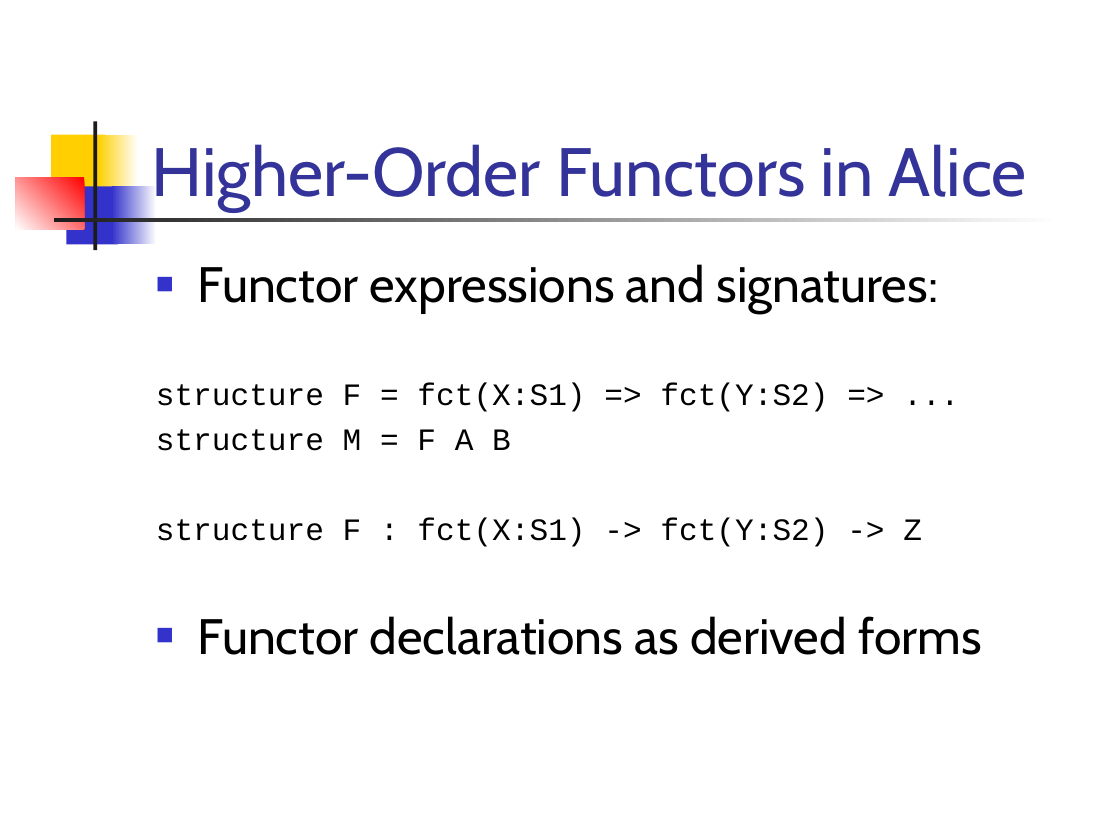
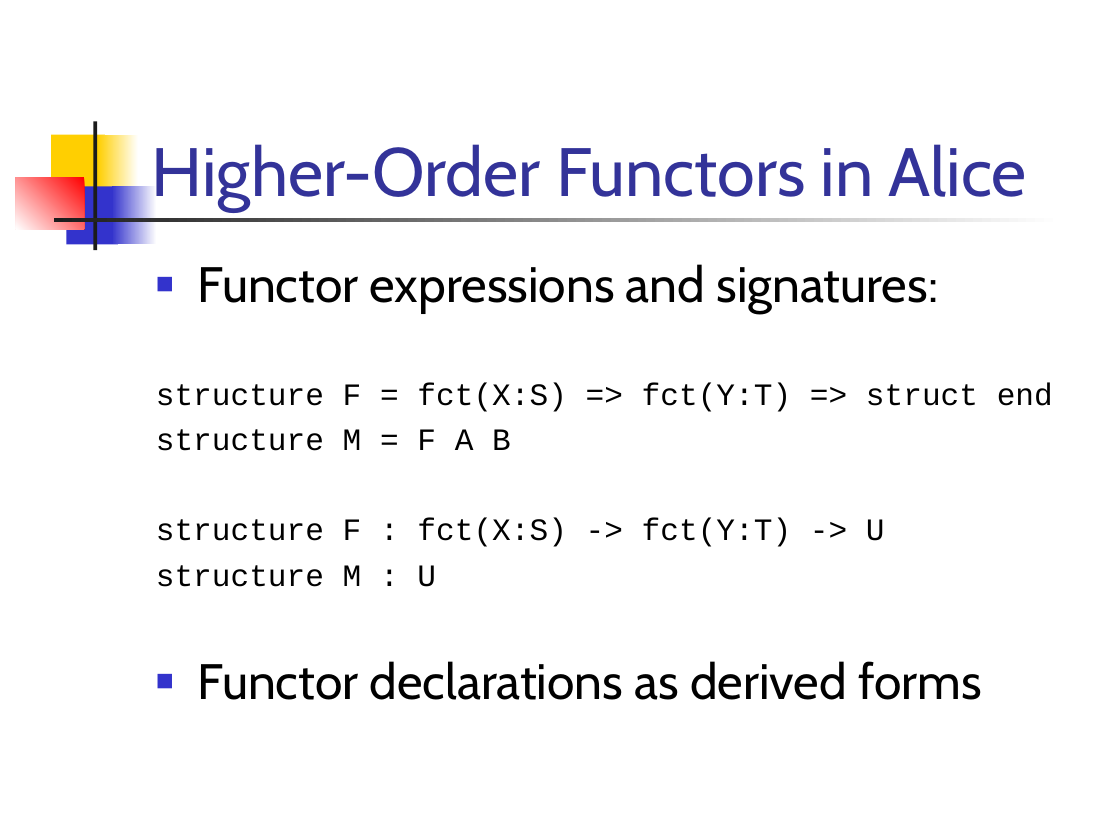
Before and after one commit to doublec/aliceml-abandoned, a slide deck: slide 9 of doc/presentations/TypesInAlice.ppt (slide 12 before the commit). Drawn at 1120x840 pixels with LibreOffice and Linux fonts; fonts in the diff are those of the drawing. Boxes give left, top, right and bottom in pixels: in the first picture for what was removed or moved away, otherwise in the second. Text is boxed around its words. In the diff, an @@ line names an element or a change of style, - is before the commit and + after.

```diff
--- a/doc/presentations/TypesInAlice.ppt
+++ b/doc/presentations/TypesInAlice.ppt
@@ text at (156,383,1053,412): text changed @@
-structure F = fct(X:S1) => fct(Y:S2) => ...
+structure F = fct(X:S) => fct(Y:T) => struct end
@@ text at (156,518,885,587): text changed @@
-structure F : fct(X:S1) -> fct(Y:S2) -> Z
+structure F : fct(X:S) -> fct(Y:T) -> U
+structure M : U
```
Also in this commit, not shown: 11 other slides changed.
